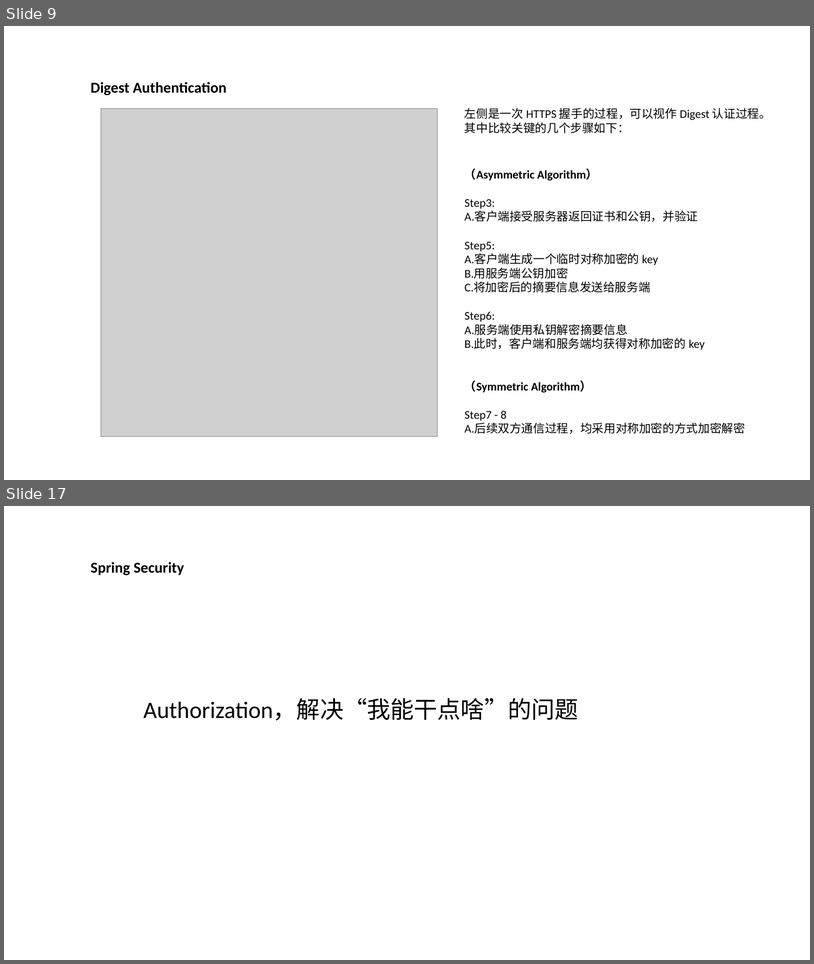
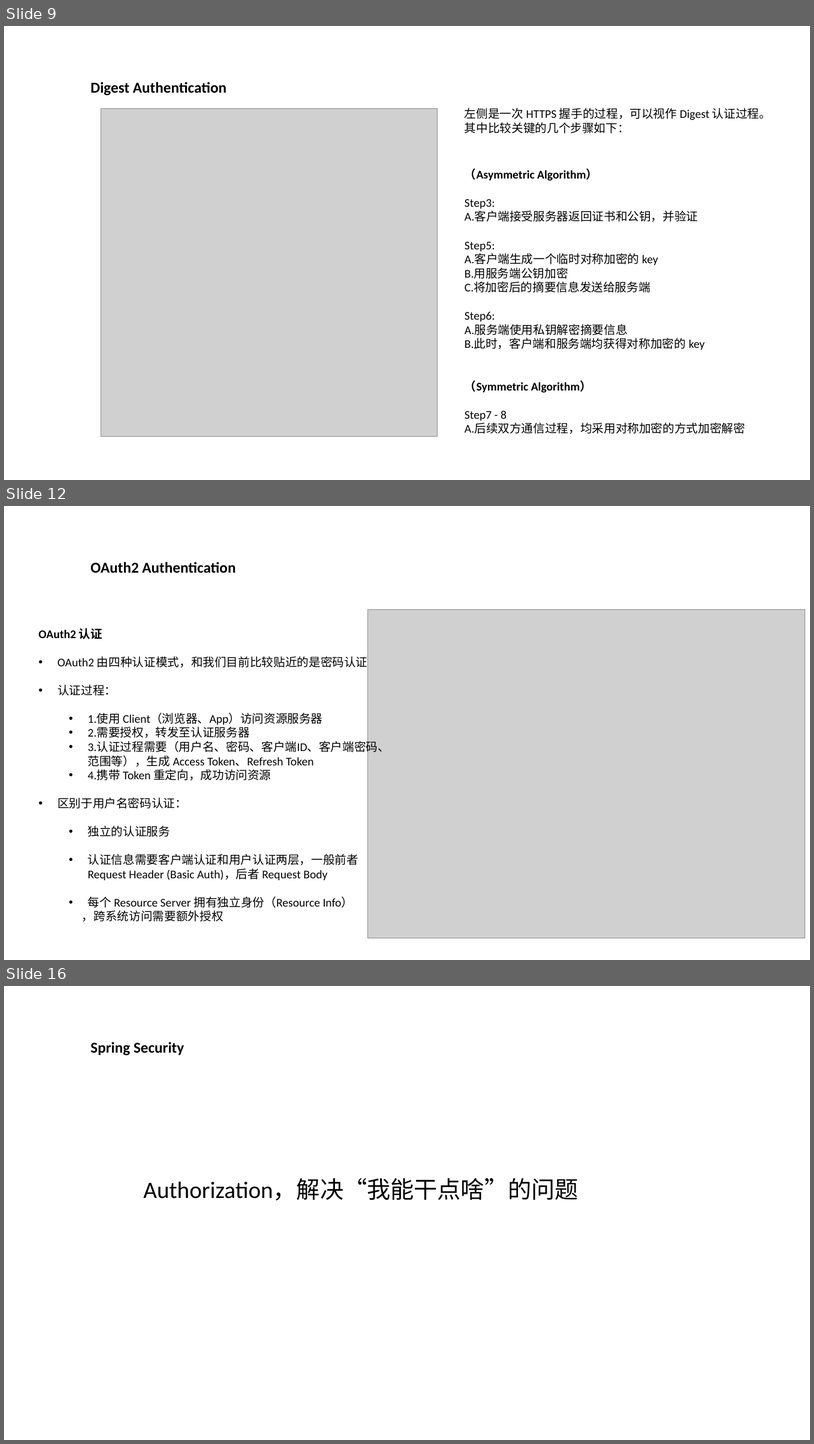
Before and after one commit to plumnx/DIALY, a slide deck: 2020-7-13-----Spring Security Report/Spring Security.pptx. Shown one above the other, each under a label of ours: slides 9 and 17 before the commit, slides 9, 12 and 16 after it; the slides between them are not shown. The pictures are 814x964 and 814x1444 pixels, drawn with LibreOffice and Linux fonts; fonts in the diff are those of the drawing; grey boxes stand for pictures. Boxes give left, top, right and bottom in pixels: in the first picture for what was removed or moved away, otherwise in the second. Text is boxed around its words. In the diff, an @@ line names an element or a change of style, - is before the commit and + after.

```diff
--- a/2020-7-13-----Spring Security Report/Spring Security.pptx
+++ b/2020-7-13-----Spring Security Report/Spring Security.pptx
@@ slide 12 added at (x1=4, y1=506, x2=810, y2=960), background #FFFFFF @@
@@ text added at (x1=90, y1=562, x2=236, y2=573), 18 pt, text #000000, bold @@
+OAuth2 Authentication
@@ picture added at (x1=368, y1=610, x2=806, y2=938) @@
@@ text added at (x1=39, y1=628, x2=390, y2=921), 14 pt, text #000000 @@
+OAuth2 认证
+• OAuth2 由四种认证模式，和我们目前比较贴近的是密码认证
+• 认证过程：
+  • 1.使用 Client（浏览器、App）访问资源服务器
+  • 2.需要授权，转发至认证服务器
+  • 3.认证过程需要（用户名、密码、客户端ID、客户端密码、范围等），生成 Access Token、Refresh Token
+  • 4.携带 Token 重定向，成功访问资源
+• 区别于用户名密码认证：
+  • 独立的认证服务
+  • 认证信息需要客户端认证和用户认证两层，一般前者 Request Header (Basic Auth)，后者 Request Body
+  • 每个 Resource Server 拥有独立身份（Resource Info）
+  ，跨系统访问需要额外授权
@@ what was slide 17 is now slide 16 @@
```
Also in this commit, not shown: 13 slides changed, 2 other slides added, 4 slides removed.
